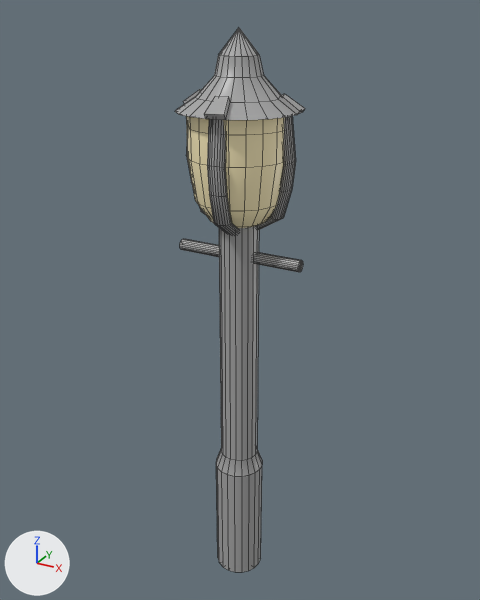
Renders of the FBX model Bird Gang/Assets/MayaEnvironment/lampPost.fbx from each side of a commit.
The view is the same before and after, from a 50 mm camera at (0.0434, -0.0329, 0.0242) aimed at (0.0249, 0.0009, 0.0074). The lights are fixed; the arrows at lower left show +X, +Y and +Z. Mesh edges are drawn as thin lines. Where no turn or scale is listed for an object, it has been applied to the vertices. Vertices at the same position are counted once.

Names of what the first picture shows: 'lampPostCom'.
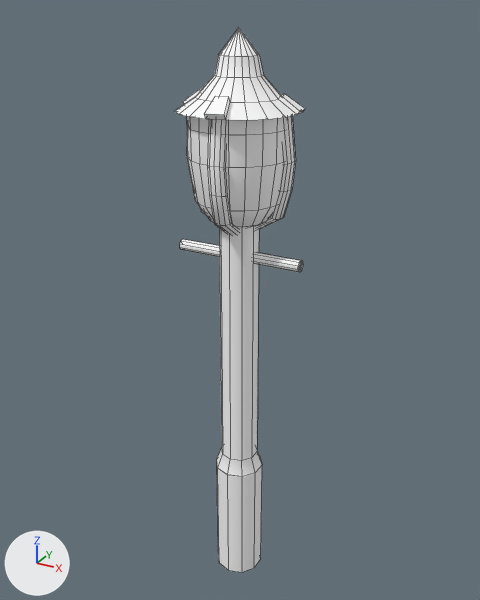
Where the newer file only moved an object's origin or applied its transform, the numbers keep the older frame.

Changed parts and their boxes (x1, y1, x2, y2) in the pictures (480 x 600 px):
'lampPostCom', recoloured, reshaped: (175, 28, 305, 572) in both
part 1 of me_mesh, cut back: before (186, 116, 296, 572)

The change in detail:
Material 'lampPost' (mat_lamppost) changes colour from grey #a7a7a7 to white #ffffff; in linear values from (0.384, 0.384, 0.384) to (1.0, 1.0, 1.0).
Material 'lightBulb' (mat_lightbulb) changes colour from beige #fff1c0 to white #ffffff; in linear values from (1.0, 0.876, 0.529) to (1.0, 1.0, 1.0).
me_mesh is used by ob_lamppostcom; location (-0.00002, 0.00005, 0.00019).
me_mesh had 768 vertices, 759 faces and spanned x 0.0213..0.0293, y -0.0037..0.0036, z -0.013..0.0231.
me_mesh now has 517 vertices, 519 faces and spans x 0.0213..0.0293, y -0.0037..0.0036, z -0.013..0.0231.
me_mesh part 1: 1 vertex moved within x 0.0223, y -0.0004, z 0.0161; 251 vertices removed from x 0.0219..0.0286, y -0.0033..0.0033, z -0.013..0.0192.
